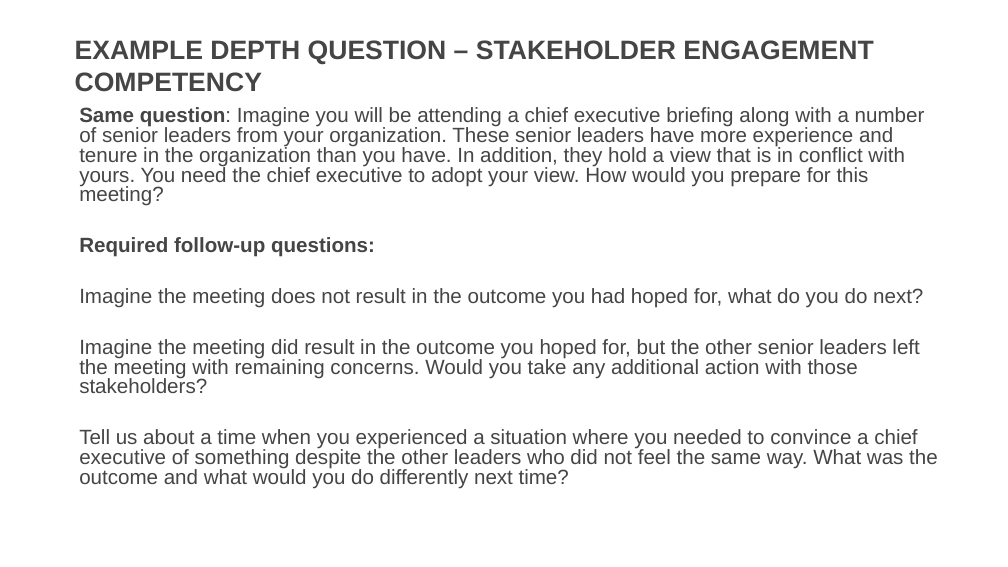
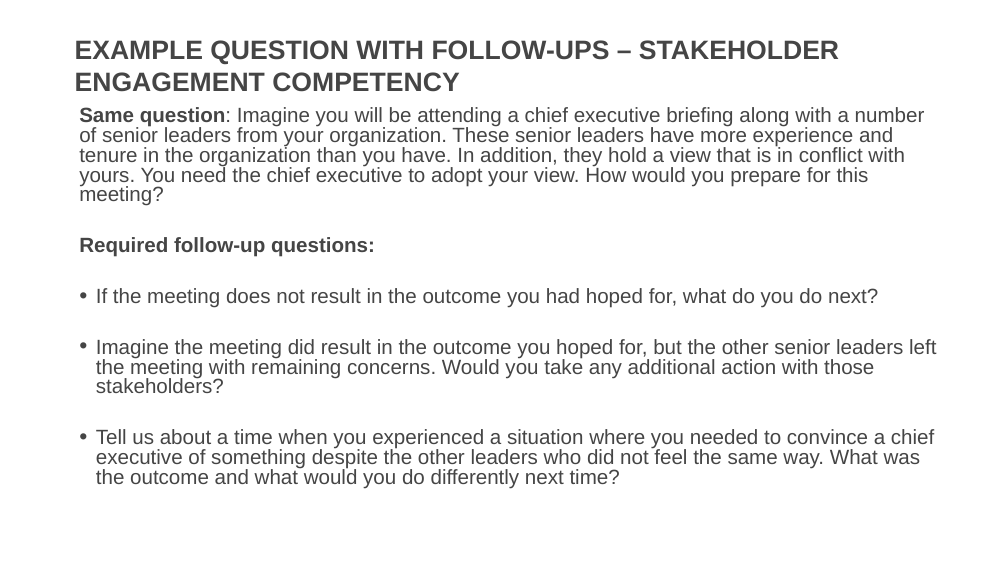
Before and after one commit to usds/SME-QA-Website, a slide deck: slide 33 of toolkit/job-analysis/job-analysis-presentation.pptx (slide 31 before the commit). Drawn at 1008x567 pixels with LibreOffice and Linux fonts; fonts in the diff are those of the drawing. Boxes give left, top, right and bottom in pixels: in the first picture for what was removed or moved away, otherwise in the second. Text is boxed around its words. In the diff, an @@ line names an element or a change of style, - is before the commit and + after.

```diff
--- a/toolkit/job-analysis/job-analysis-presentation.pptx
+++ b/toolkit/job-analysis/job-analysis-presentation.pptx
@@ title at (x1=75, y1=40, x2=839, y2=92): text changed @@
-EXAMPLE DEPTH QUESTION – STAKEHOLDER ENGAGEMENT COMPETENCY
+EXAMPLE QUESTION WITH FOLLOW-UPS – STAKEHOLDER ENGAGEMENT COMPETENCY
@@ text at (x1=96, y1=288, x2=878, y2=308): text changed @@
-Imagine the meeting does not result in the outcome you had hoped for, what do you do next?
+• If the meeting does not result in the outcome you had hoped for, what do you do next?
@@ text at (x1=96, y1=339, x2=936, y2=489): bullet none to • @@
```
Also in this commit, not shown: 10 other slides changed, 3 slides added.
